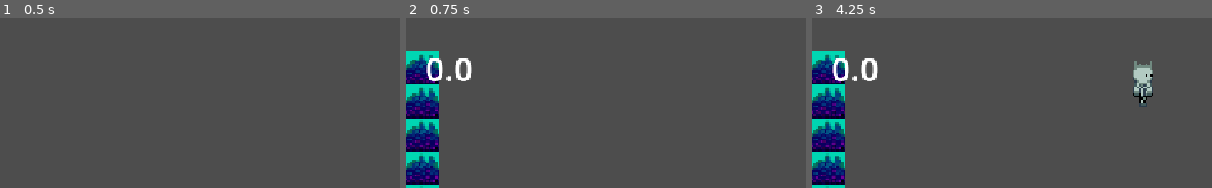
Above: before the commit, frames 1-3 (left to right).
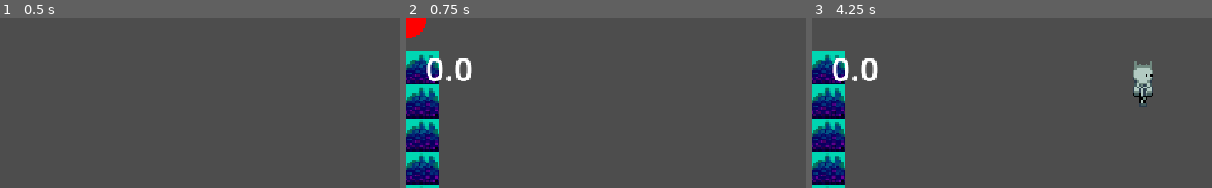
Above: after the commit, the same moments.

Repository: karelisso/R7L_fe
Game: Godot game, scene res://scenes/main_menu.tscn
Two runs of this game, one before a commit and one after it. Both use one fixed random seed, a clock stepped at 60 frames per second and the inputs below. The engine's default icon, where the game draws it, is replaced by a stand-in: a white triangle on a blue panel in a dark square.
Inputs:
- Up to frame 1 (0.5 s): no input
- Up to frame 2 (0.75 s): click "Start" at 0.5 s
- Up to frame 3 (4.25 s): hold Right (right) 1.28-2.78 s; tap Space (jump) at 1.52, 2.27, 3.77 s; hold Left (left) from 2.78 s (still down)
The pictures show only the part of the screen within x 0-50%, y 0-50%; the shares and areas given below are measured in that part.

Frame 1 is identical in both runs. In frame 2, 0.5% of the frame differs, in the area x 0-5%, y 0-12%; in frame 3, nothing differs.

Commit message:
automatic and manual snapback implemented

Diff:
--- a/scripts/character_body_2d.gd
+++ b/scripts/character_body_2d.gd
@@ -11,27 +11,41 @@
 @onready var anim = $AnimatedSprite2D
 @export var snapback_length = 18 # in buffer_size mult
 #multiply it by interwal to get length i second
+var snapback_automatic = true
 var snapback_interwal = 10 #in frames
 var snapback_counter=0
 var pos_buffer:PackedVector2Array
 func _init() -> void:
 	gravity = 5.0
 	gravity_growth = 0.01
-
+	pos_buffer.resize(snapback_length)
+	pos_buffer.fill(position)
 func _process(delta: float) -> void:
 	queue_redraw()
 	get_tree().call_group("weighted","SetGravity",gravity)
 func _physics_process(_delta):
 	var direction := Input.get_axis("left", "right")
 	gravity += gravity_growth
-	snapback_counter+=1
-	if snapback_counter > snapback_interwal:
-		if pos_buffer.size() > snapback_length:
-			pos_buffer.remove_at(0)
-		pos_buffer.append(position)
-		snapback_counter = 0
-	if Input.is_action_just_pressed("load"):
-		position = pos_buffer[0]
+	if snapback_automatic:
+		snapback_counter+=1
+		if snapback_counter > snapback_interwal:
+			if pos_buffer.size() > snapback_length:
+				pos_buffer.remove_at(0)
+			pos_buffer.append(position)
+			snapback_counter = 0
+		if Input.is_action_just_pressed("load"):
+			position = pos_buffer[0]
+	else:
+		snapback_counter +=1
+		if Input.is_action_just_pressed("load"):
+			snapback_counter = 0
+			pos_buffer.clear()
+			pos_buffer.append(position)
+		if snapback_counter > snapback_interwal and pos_buffer.size() <= snapback_length:
+			if pos_buffer.size() == snapback_length:
+				position = pos_buffer[0]
+			pos_buffer.append(position)
+			snapback_counter = 0
 	if not is_on_floor():
 		velocity.y += gravity
 		if walljump and velocity.x ==0 and Input.is_action_just_pressed("jump") and abs(direction) > 0.2:
@@ -63,6 +77,7 @@
 		#transition between rooms should reset gravity?
 		gravity =5
 		jump_velocity = -200
+		pos_buffer.clear()
 		area.get_parent().call_deferred("queue_free")
 	elif area.id == "spring":
 		gravity -= 1
@@ -71,5 +86,11 @@
 		jump_velocity -= 100
 		area.get_parent().call_deferred("queue_free")
 func _draw() -> void:
-	if pos_buffer.size() > 1:
-		draw_circle(to_local(pos_buffer[0]) ,10,Color(1,0,0,1))
+	if pos_buffer.size() > 0:
+		if not snapback_automatic:
+			if pos_buffer.size() < snapback_length -1:
+				draw_circle(to_local(pos_buffer[0]) ,10,Color(1,0,0,1))
+			elif not pos_buffer.size() > snapback_length:
+				draw_circle(to_local(pos_buffer[0]) ,10,Color(0,1,0,1))
+		else:
+			draw_circle(to_local(pos_buffer[0]) ,10,Color(1,0,0,1))
